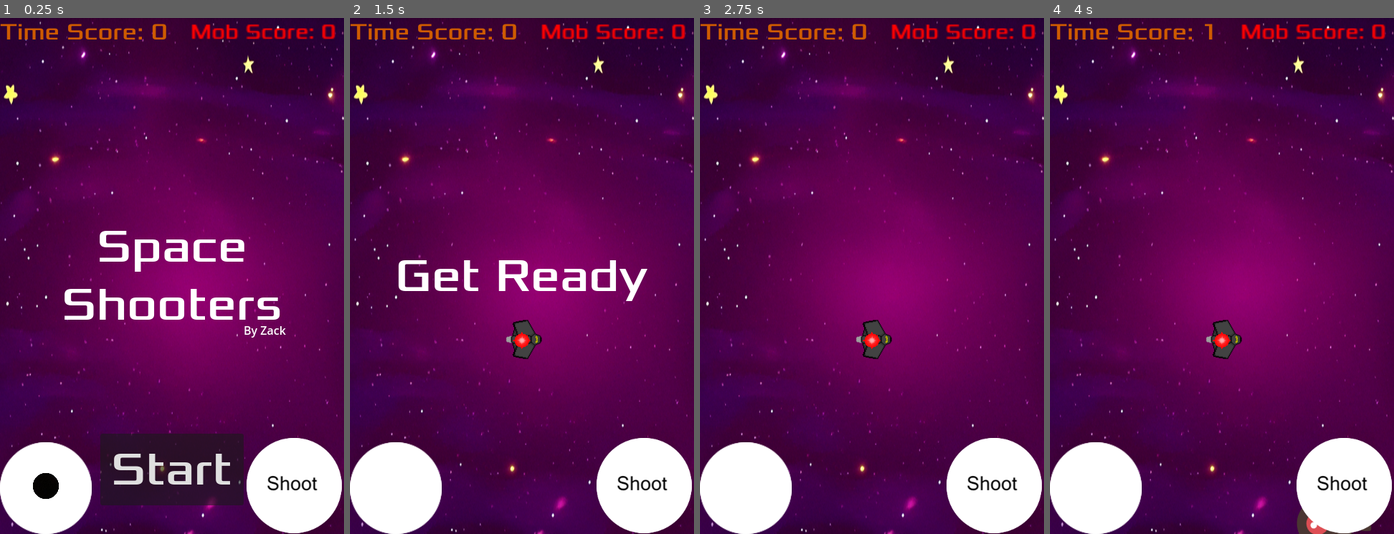
Above: before the commit, frames 1-4 (left to right).
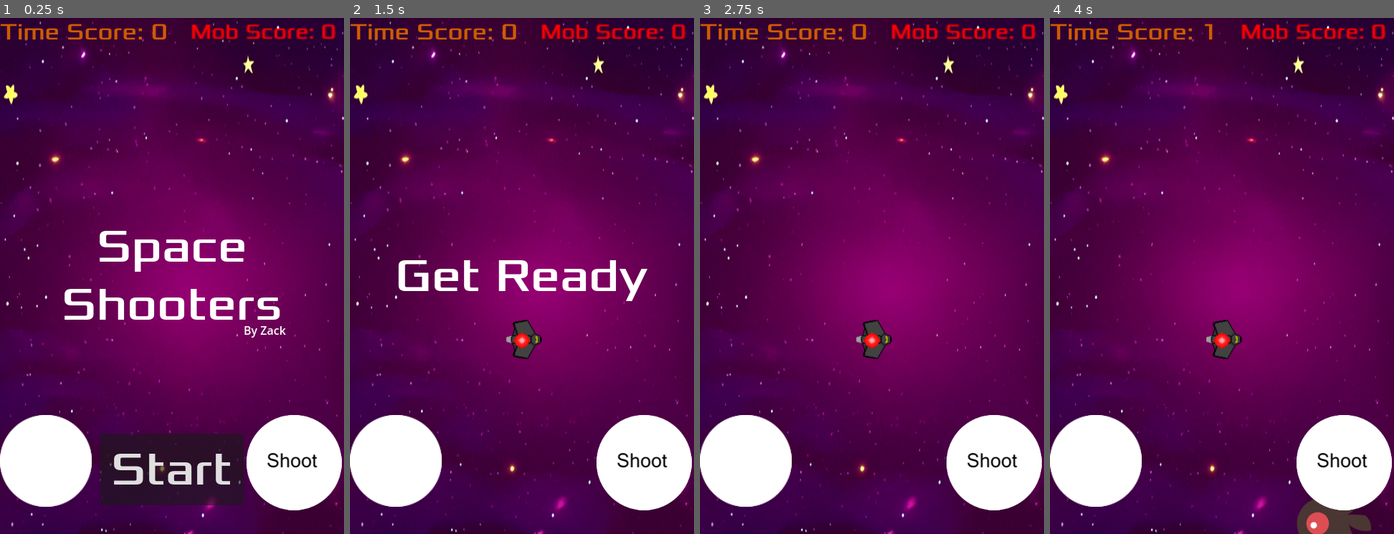
Above: after the commit, the same moments.

Repository: zack337/Capstone-Proj
Game: Godot game, scene res://Main.tscn
Same seed, same stepped clock (60 frames per second), same inputs: the game is played once before the commit and once after it.
Inputs (mouse positions are in pixels of both pictures, inside the frame that each line leads up to):
- Up to frame 1 (0.25 s): no input
- Up to frame 2 (1.5 s): click "Start" at 0.5 s; tap Enter at 1.25 s; move the mouse to (597, 250) at 1.27 s; hold Right (move_right) from 1.28 s (still down); tap Space (throw) at 1.35 s; click (597, 250) at 1.42 s
- Up to frame 3 (2.75 s): release Right (move_right) at 2 s; tap Space (throw) at 2 s; drag from (803, 301) to (872, 337) at 2.02 s
- Up to frame 4 (4 s): move the mouse to (1256, 162) at 2.77 s; hold Right (move_right) 2.78-3.5 s; tap Space (throw) at 2.85 s; drag from (1204, 379) to (1118, 198) at 3.52 s

The runs differ from the first frame. In frame 1, 6.1% of the frame differs, in the area x 0-100%, y 76-100%; in frame 2, 5.8%; in frame 3, 5.8%; in frame 4, 5.8%.

Commit message:
Export Tweaks

Diff:
--- a/capstone4/HUD.gd
+++ b/capstone4/HUD.gd
@@ -10,7 +10,7 @@
 func show_game_over():
 	show_message("Game Over")
 	await $MessageTimer.timeout
-	$Message.text = "Name"
+	$Message.text = "Space \nShooters"
 	$Message.show()
 	await  get_tree().create_timer(1.0).timeout
 	$StartButton.show()
--- a/capstone4/Main.tscn
+++ b/capstone4/Main.tscn
@@ -19,19 +19,12 @@
 script = ExtResource("1_v6s3v")
 mob_scene = ExtResource("2_idscy")
 
-[node name="ColorRect" type="ColorRect" parent="."]
-anchors_preset = 15
-anchor_right = 1.0
-anchor_bottom = 1.0
-grow_horizontal = 2
-grow_vertical = 2
-color = Color(7.21961e-08, 0.259884, 0.259911, 1)
-
 [node name="TextureRect" type="TextureRect" parent="."]
 offset_left = -56.0
 offset_right = 584.0
 offset_bottom = 720.0
 texture = ExtResource("3_janba")
+metadata/_edit_use_anchors_ = true
 
 [node name="Player" parent="." instance=ExtResource("1_w273f")]
 position = Vector2(240, 450)
@@ -44,6 +37,7 @@
 offset_right = 399.0
 offset_bottom = 447.0
 text = "By Zack"
+metadata/_edit_use_anchors_ = true
 
 [node name="MobTimer" type="Timer" parent="."]
 wait_time = 0.5
--- a/capstone4/project.godot
+++ b/capstone4/project.godot
@@ -13,13 +13,16 @@
 config/name="Capstone"
 run/main_scene="res://Main.tscn"
 config/features=PackedStringArray("4.3", "Mobile")
-config/icon="res://art/icon.svg"
+boot_splash/image="res://art/SpaceShootsIphone.png"
+config/icon="res://art/SpaceShootsIphone.png"
 
 [display]
 
 window/size/viewport_width=480
 window/size/viewport_height=720
 window/stretch/mode="canvas_items"
+window/image=""
+window/icon="res://art/icon.svg"
 
 [input]
 
--- a/capstone4/touch_screen.tscn
+++ b/capstone4/touch_screen.tscn
@@ -11,19 +11,19 @@
 [node name="CanvasLayer" type="CanvasLayer"]
 script = ExtResource("1_8cixe")
 
+[node name="TouchScreenButton2" type="TouchScreenButton" parent="."]
+position = Vector2(344, 554)
+scale = Vector2(0.75, 0.75)
+texture_normal = ExtResource("4_nrcsl")
+action = "throw"
+
+[node name="InnerCircle" type="Sprite2D" parent="."]
+position = Vector2(64, 630)
+scale = Vector2(0.25, 0.25)
+texture = ExtResource("3_gw37d")
+
 [node name="TouchScreenButton" type="TouchScreenButton" parent="."]
-position = Vector2(0, 592)
+position = Vector2(0, 554)
 scale = Vector2(1.12281, 1.12281)
 texture_normal = ExtResource("1_rpteq")
 shape = SubResource("CircleShape2D_jdwpp")
-
-[node name="InnerCircle" type="Sprite2D" parent="."]
-position = Vector2(64, 653)
-scale = Vector2(0.25, 0.25)
-texture = ExtResource("3_gw37d")
-
-[node name="TouchScreenButton2" type="TouchScreenButton" parent="."]
-position = Vector2(344, 586)
-scale = Vector2(0.75, 0.75)
-texture_normal = ExtResource("4_nrcsl")
-action = "throw"
